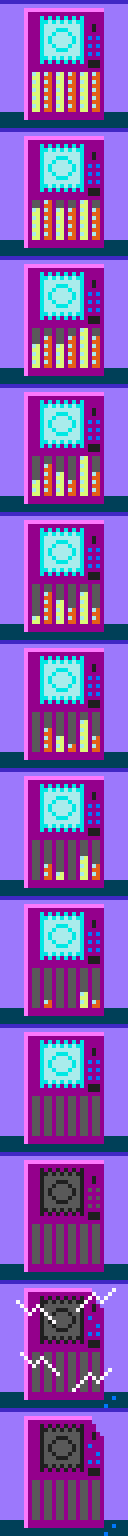
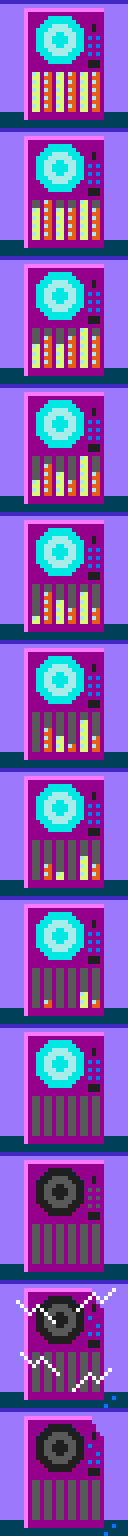
Layers edited between the first and the second 128x1536 image:
added layer "Layer" above "Background" over (36, 1296, 84, 1344)
painted on "Background" over (36, 16, 84, 1472)
